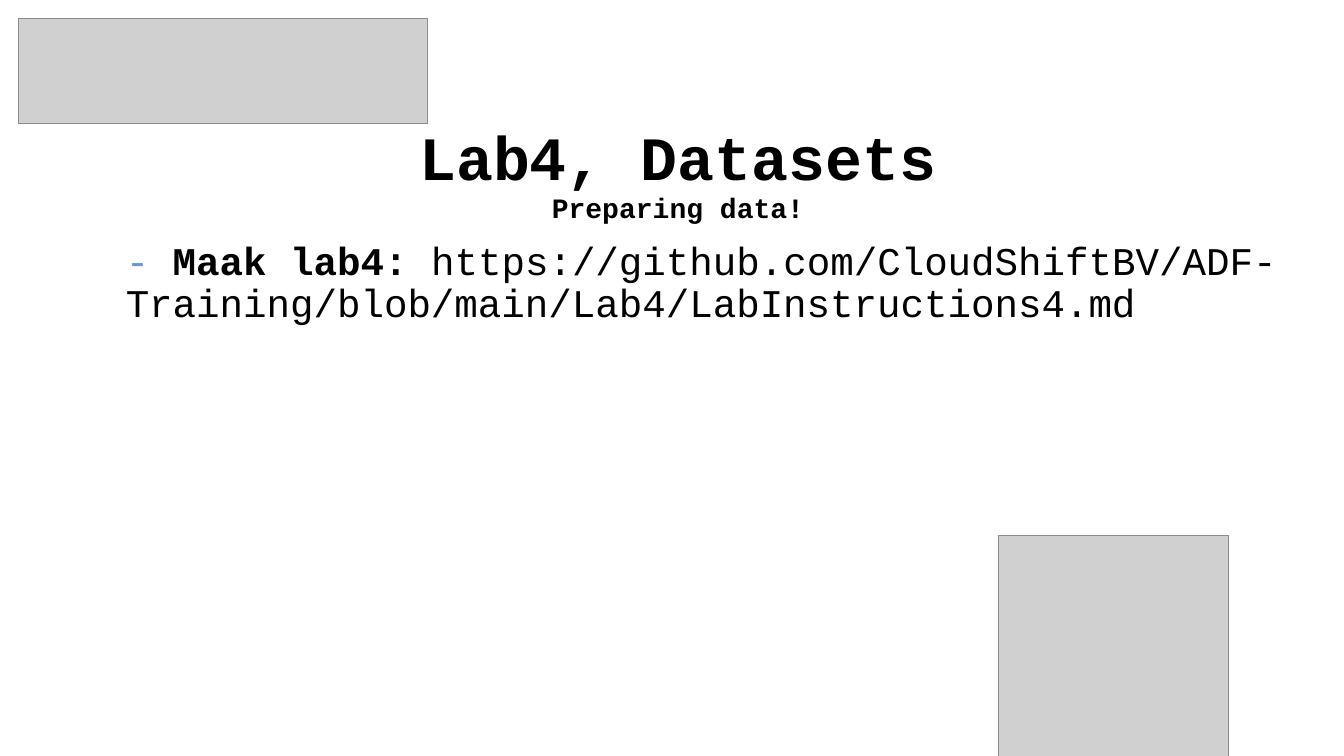
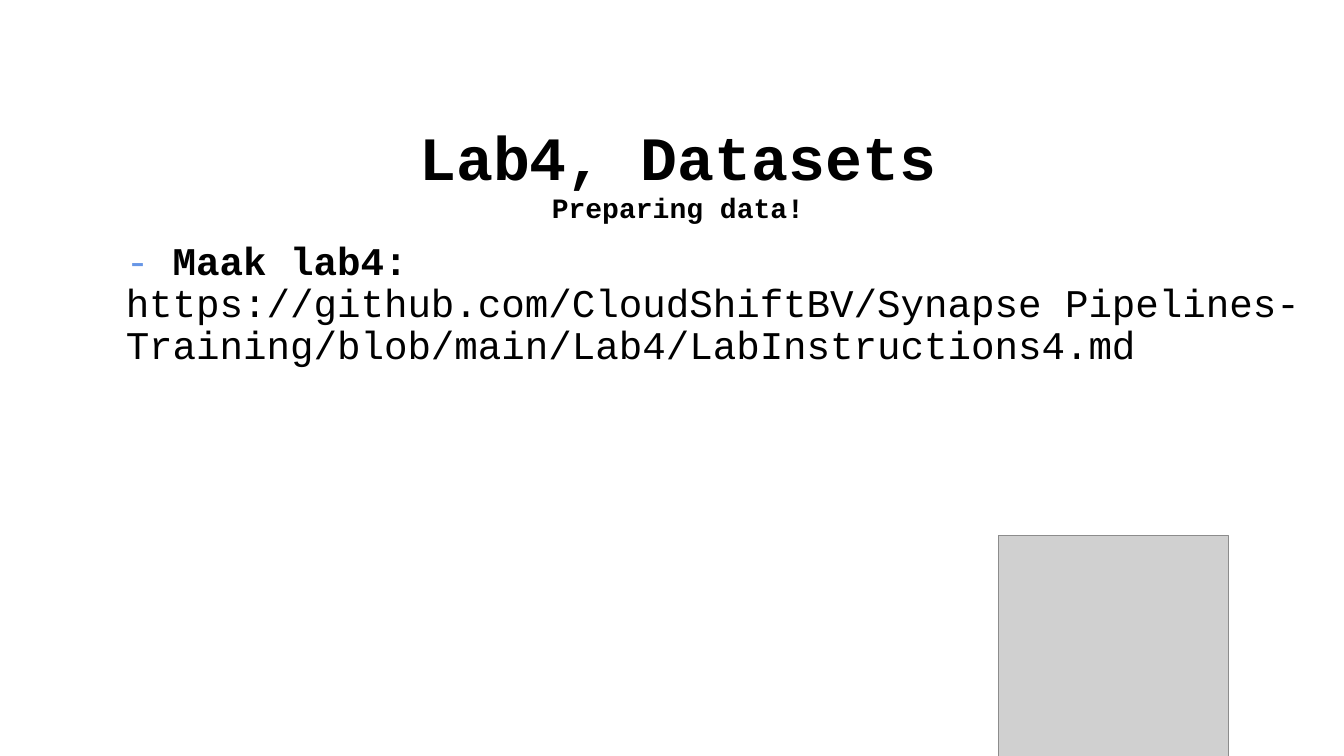
Before and after one commit to wortell-smart-learning/Synapse-Pipelines-Training, a slide deck: slide 27 of Slides/Azure Data Factory Fundamentals Dag 1.pptx (slide 28 before the commit). Drawn at 1344x756 pixels with LibreOffice and Linux fonts; fonts in the diff are those of the drawing; grey boxes stand for pictures; background and template pictures are left out. Boxes give left, top, right and bottom in pixels: in the first picture for what was removed or moved away, otherwise in the second. Text is boxed around its words. In the diff, an @@ line names an element or a change of style, - is before the commit and + after.

```diff
--- a/Slides/Azure Data Factory Fundamentals Dag 1.pptx
+++ b/Slides/Azure Data Factory Fundamentals Dag 1.pptx
@@ picture removed at box(19, 19, 427, 124) @@
@@ text at box(126, 247, 1300, 367): text changed @@
-- Maak lab4: https://github.com/CloudShiftBV/ADF-Training/blob/main/Lab4/LabInstructions4.md
+- Maak lab4: https://github.com/CloudShiftBV/Synapse Pipelines-Training/blob/main/Lab4/LabInstructions4.md
```
Also in this commit, not shown: 36 other slides changed, 1 slide removed, 22 other files.
